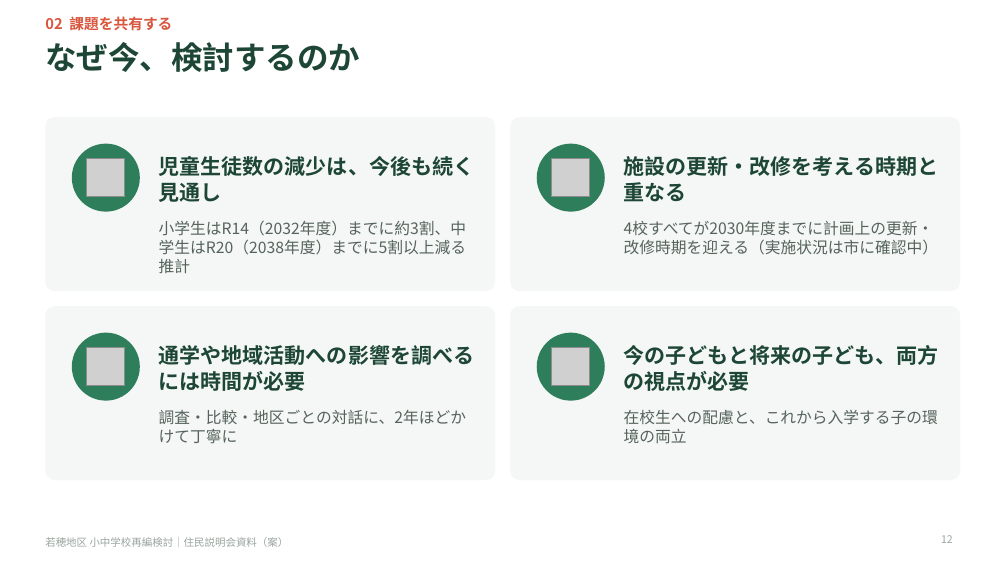
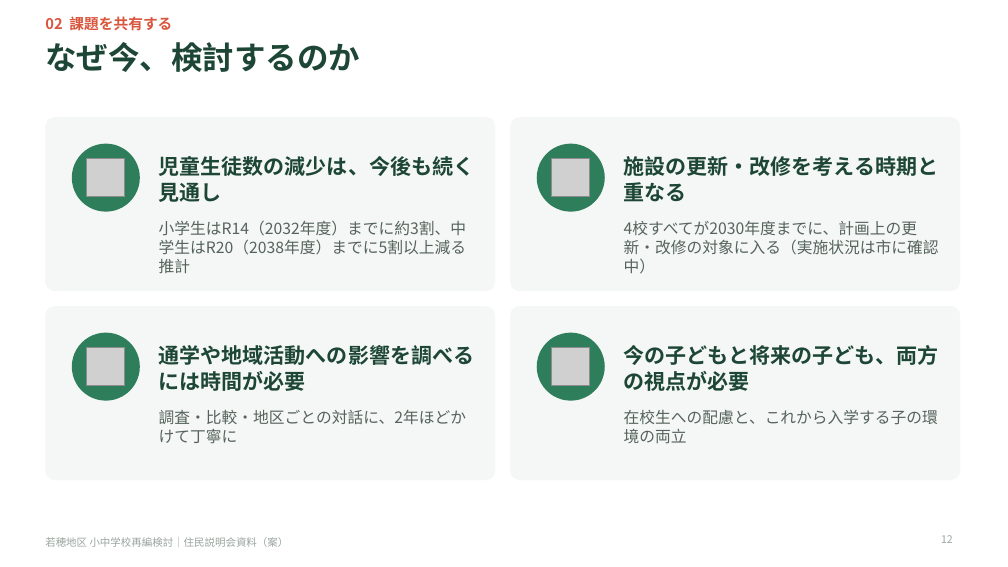
Before and after one commit to Masaki12008/GS, a slide deck: slide 12 of output/若穂地区_住民説明会資料.pptx. Drawn at 1008x567 pixels with LibreOffice and Linux fonts; fonts in the diff are those of the drawing; grey boxes stand for pictures. Boxes give left, top, right and bottom in pixels: in the first picture for what was removed or moved away, otherwise in the second. Text is boxed around its words. In the diff, an @@ line names an element or a change of style, - is before the commit and + after.

```diff
--- a/output/若穂地区_住民説明会資料.pptx
+++ b/output/若穂地区_住民説明会資料.pptx
@@ text at box(624, 221, 939, 274): text changed @@
-4校すべてが2030年度までに計画上の更新・改修時期を迎える（実施状況は市に確認中）
+4校すべてが2030年度までに、計画上の更新・改修の対象に入る（実施状況は市に確認中）
```
Also in this commit, not shown: 1 other slide changed, 3 other files.
